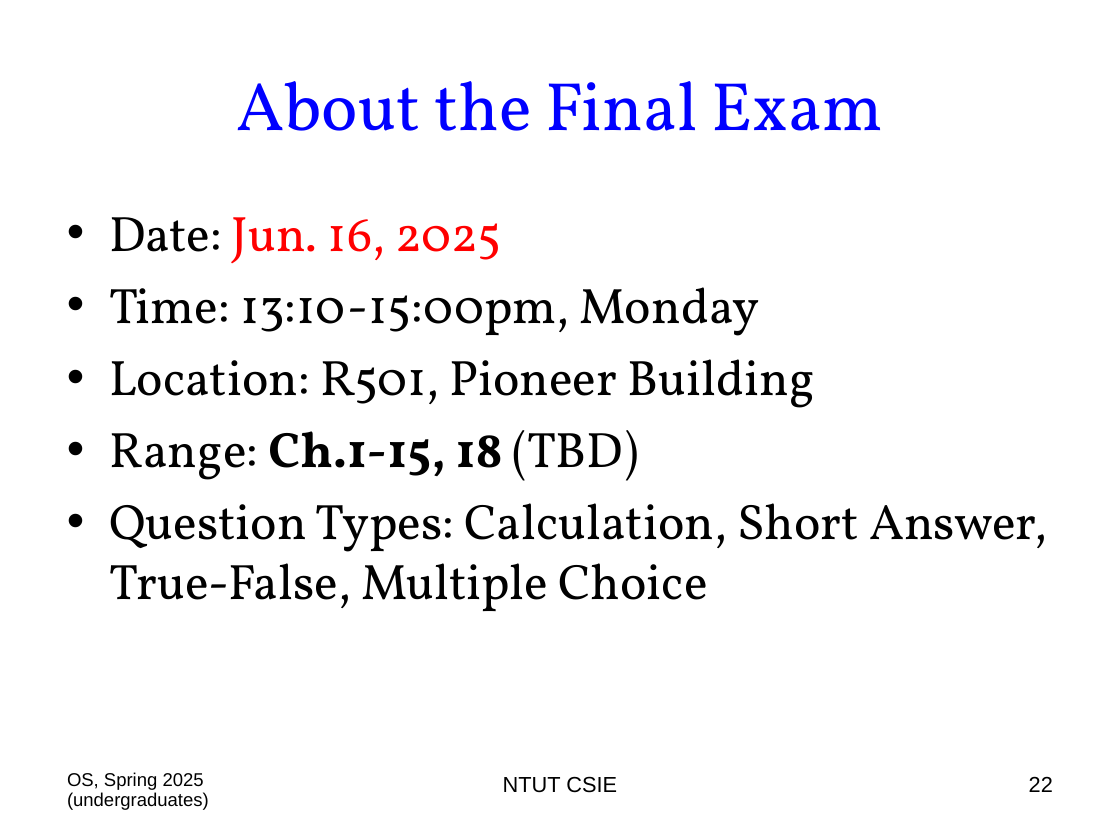
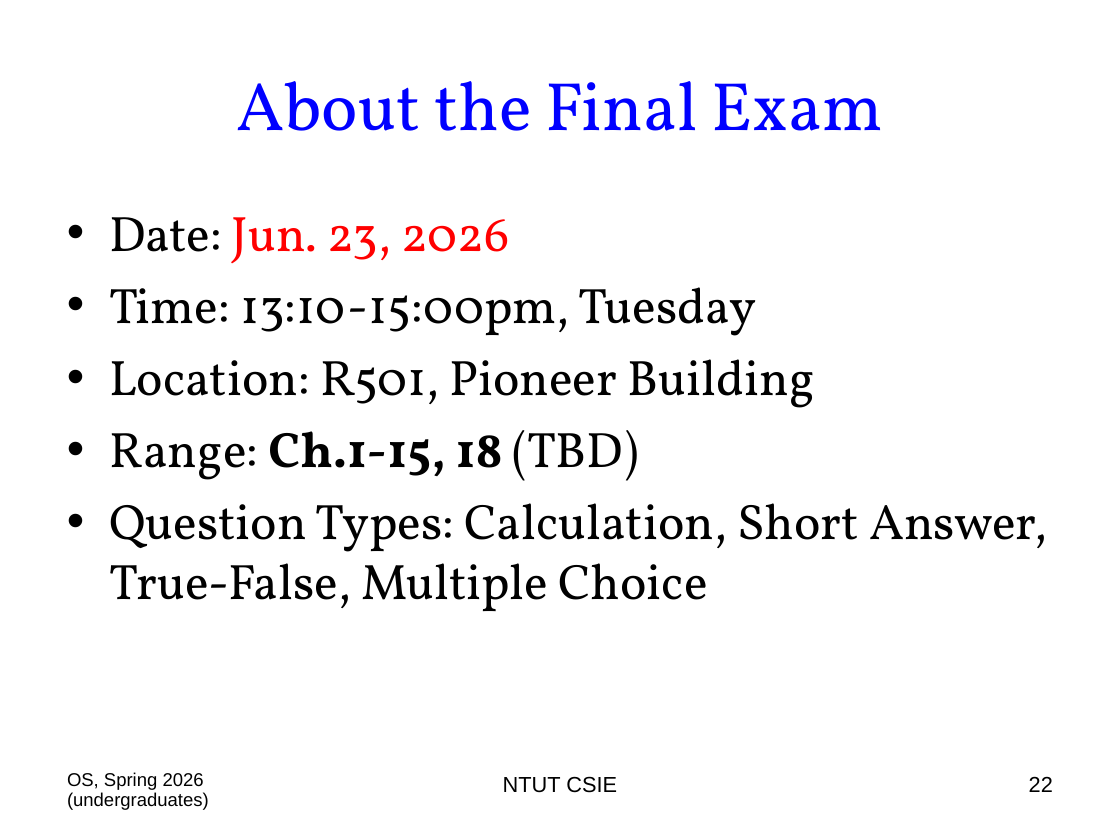
Before and after one commit to chriswjh/chriswjh.github.io, a slide deck: slide 22 of OSu/00-Overview.ppt. Drawn at 1120x840 pixels with LibreOffice and Linux fonts; fonts in the diff are those of the drawing. Boxes give left, top, right and bottom in pixels: in the first picture for what was removed or moved away, otherwise in the second. Text is boxed around its words. In the diff, an @@ line names an element or a change of style, - is before the commit and + after.

```diff
--- a/OSu/00-Overview.ppt
+++ b/OSu/00-Overview.ppt
@@ text at (x1=109, y1=217, x2=756, y2=336): text changed @@
-• Date: Jun. 16, 2025
-• Time: 13:10-15:00pm, Monday
+• Date: Jun. 23, 2026
+• Time: 13:10-15:00pm, Tuesday
@@ text at (x1=67, y1=772, x2=209, y2=810): text changed @@
-OS, Spring 2025 (undergraduates)
+OS, Spring 2026 (undergraduates)
```
Also in this commit, not shown: 23 other slides changed.
